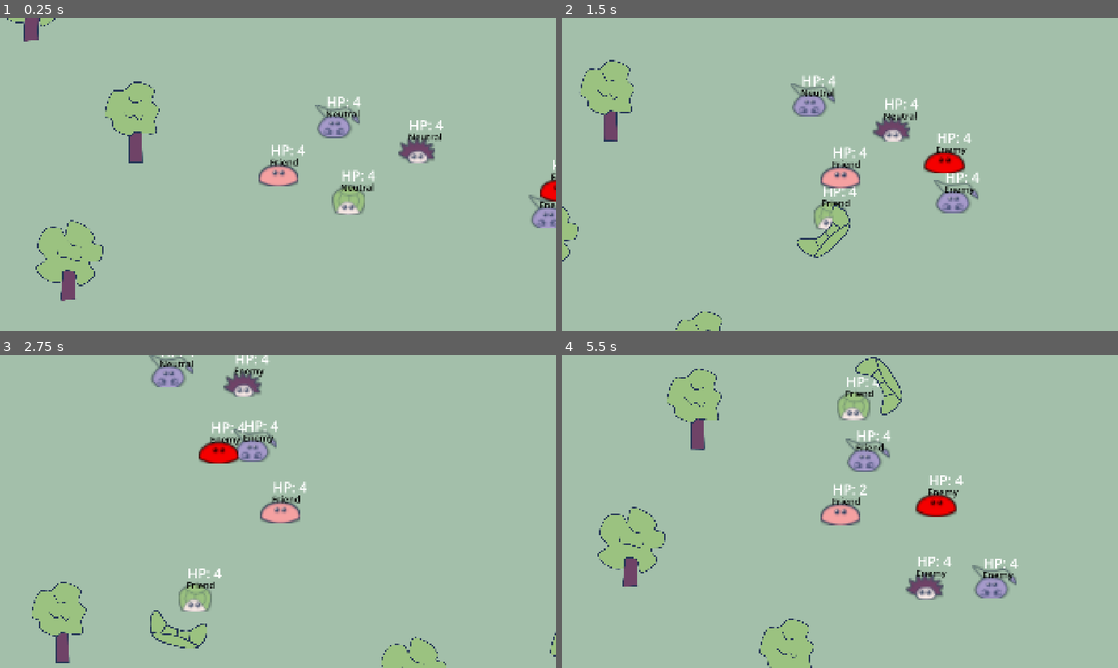
Above: before the commit, frames 1-4 (two rows, left to right).
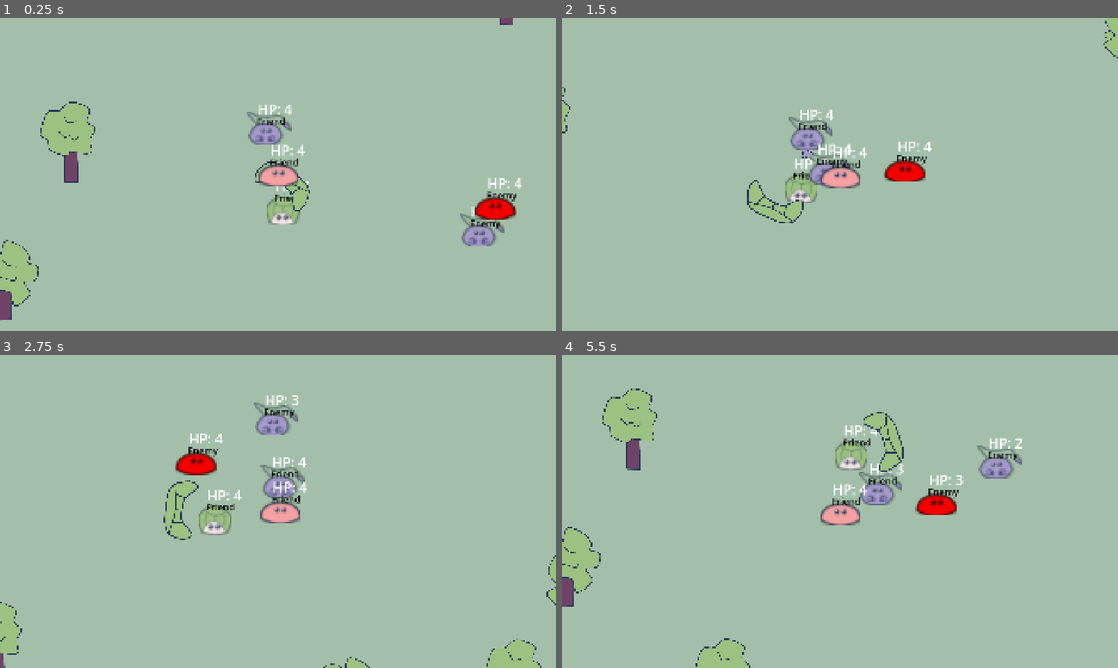
Above: after the commit, the same moments.

Repository: rinevard/SwarmSurge
Game: Godot game, scene res://scenes/main.tscn
The game is run twice, just before and just after one commit, with the same random seed, the same clock (stepped at 60 frames per second) and the same inputs.
Inputs:
- Up to frame 1 (0.25 s): no input
- Up to frame 2 (1.5 s): hold D (right) 0.53-1.28 s; hold S (down) from 1.28 s (still down)
- Up to frame 3 (2.75 s): release S (down) at 2.03 s; hold D (right) from 2.03 s (still down)
- Up to frame 4 (5.5 s): release D (right) at 2.78 s; hold W (up) 2.78-3.53 s; hold A (left) 3.53-5.03 s; hold S (down) from 5.03 s (still down)

The runs differ from the first frame. In frame 1, 11% of the frame differs, in the area x 0-100%, y 0-97%; in frame 2, 8.8%; in frame 3, 10%; in frame 4, 13%, in the area x 0-83%, y 0-100%.

Commit message:
调参, 可玩了

Diff:
--- a/scenes/game.tscn
+++ b/scenes/game.tscn
@@ -7,7 +7,6 @@
 [ext_resource type="PackedScene" uid="uid://cml547fqhdb8g" path="res://scenes/creatures/turtle.tscn" id="3_lnu2h"]
 [ext_resource type="Script" uid="uid://ba353gqvka8" path="res://scripts/bullet_handler.gd" id="4_lbhrr"]
 [ext_resource type="PackedScene" uid="uid://betv6hrnya64x" path="res://scenes/creatures/enemy_master.tscn" id="5_p57ef"]
-[ext_resource type="PackedScene" uid="uid://c3jmk4m075u6k" path="res://scenes/creatures/hedgehog.tscn" id="6_u5sy4"]
 [ext_resource type="Script" uid="uid://4vpilwtnnc3m" path="res://scripts/enemy_handler.gd" id="7_gee14"]
 [ext_resource type="Texture2D" uid="uid://ck23n8irv4mmd" path="res://assets/art/bg_decorations.png" id="10_vtaks"]
 
@@ -53,11 +52,8 @@
 [node name="EnemyMaster" parent="Creatures" instance=ExtResource("5_p57ef")]
 position = Vector2(1509, 641)
 
-[node name="Hedgehog" parent="Creatures" instance=ExtResource("6_u5sy4")]
-position = Vector2(957, 500)
-
 [node name="SwarmMaster" parent="Creatures" instance=ExtResource("1_yqjtg")]
-position = Vector2(480, 587)
+position = Vector2(703, 518)
 
 [node name="EnemyHandler" type="Node2D" parent="."]
 script = ExtResource("7_gee14")
--- a/scripts/camera_2d.gd
+++ b/scripts/camera_2d.gd
@@ -3,4 +3,5 @@
 @export var follow_target: Node2D
 
 func _physics_process(delta: float) -> void:
-	global_position = follow_target.global_position
+	if follow_target:
+		global_position = follow_target.global_position
--- a/scripts/creatures/enemy_master.gd
+++ b/scripts/creatures/enemy_master.gd
@@ -35,8 +35,8 @@
 	#endregion
 
 	#region 移动
-	var player_master: SwarmMaster = Global.player_master
-	if player_master:
+	var player_master = Global.player_master
+	if player_master and player_master is SwarmMaster:
 		var to_player: Vector2 = player_master.global_position - global_position
 		if to_player.length() > DESIRE_DISTANCE_TO_PLAYER_MAX:
 			velocity = to_player.normalized() * MAX_SPEED
--- a/scripts/creatures/hedgehog.gd
+++ b/scripts/creatures/hedgehog.gd
@@ -1,7 +1,7 @@
 extends SwarmPart
 class_name Hedgehog
 
-var bullet_speed: float = 500.0
+var bullet_speed: float = 350.0
 
 ## override, 索敌发射子弹
 func activate(enemies: Array[BaseCreature]) -> void:
--- a/scripts/creatures/scorpion.gd
+++ b/scripts/creatures/scorpion.gd
@@ -1,7 +1,7 @@
 extends SwarmPart
 class_name Scorpion
 
-var bullet_speed: float = 600.0
+var bullet_speed: float = 1000.0
 
 ## override, 索敌发射子弹
 func activate(enemies: Array[BaseCreature]) -> void:
--- a/scripts/creatures/swarm_part.gd
+++ b/scripts/creatures/swarm_part.gd
@@ -12,8 +12,21 @@
 const PERCEPTION_RADIUS: float = 300.0 # 把本距离内的生物视作邻居
 const SEPARATION_RADIUS: float = 120.0 # 相邻生物距离过小时会相互排斥
 
+var weight_separation: float = 5.0
+var weight_keep_distance: float = 1.0
+var weight_center_force: float = 3.0
+
 const WEIGHT_SEPARATION: float = 5.0
-const WEIGHT_KEEP_DISTANCE: float = 3.0
+const WEIGHT_KEEP_DISTANCE: float = 1.0
+const WEIGHT_CENTER_FORCE: float = 3.0
+
+const MIN_PLAYER_MASTER_DISTANCE: float = 200.0
+const MAX_PLAYER_MASTER_DISTANCE: float = 300.0
+
+func _ready() -> void:
+	weight_separation = WEIGHT_SEPARATION * randf_range(0.5, 1.5)
+	weight_keep_distance = WEIGHT_KEEP_DISTANCE * randf_range(0.5, 1.5)
+	weight_center_force = WEIGHT_CENTER_FORCE * randf_range(0.5, 1.5)
 
 func _physics_process(delta: float) -> void:
 	tmp_update_label()
@@ -23,11 +36,20 @@
 	var neighbors: Array[SwarmPart] = _get_neighbors()
 	var separation_force: Vector2 = _calc_separation(neighbors) * WEIGHT_SEPARATION
 	var keep_distance_force: Vector2 = Vector2.ZERO
+	var center_force = Vector2.ZERO
 	if swarm_master:
 		var master_next_global_position: Vector2 = swarm_master.global_position + swarm_master.velocity * delta
 		keep_distance_force = (master_next_global_position - global_position) * WEIGHT_KEEP_DISTANCE
+		center_force = (swarm_master.global_position - global_position) * WEIGHT_CENTER_FORCE
+		if swarm_master is EnemyMaster:
+			if Global.player_master:
+				var player_master_distance: float = global_position.distance_to(Global.player_master.global_position)
+				if player_master_distance < MIN_PLAYER_MASTER_DISTANCE:
+					keep_distance_force = -(Global.player_master.global_position - global_position) * WEIGHT_KEEP_DISTANCE
+				elif player_master_distance > MAX_PLAYER_MASTER_DISTANCE:
+					keep_distance_force = (Global.player_master.global_position - global_position) * WEIGHT_KEEP_DISTANCE
 
-	var acceleration: Vector2 = separation_force + keep_distance_force
+	var acceleration: Vector2 = separation_force + keep_distance_force + center_force
 	velocity += acceleration * delta
 	if velocity.length() > MAX_SPEED:
 		velocity = velocity.normalized() * MAX_SPEED
--- a/scripts/enemy_handler.gd
+++ b/scripts/enemy_handler.gd
@@ -9,12 +9,12 @@
 const TURTLE = preload("res://scenes/creatures/turtle.tscn")
 
 # 生成参数常量
-const CHECK_INTERVAL: float = 5.0  # 每 10 秒检查一次敌人聚落数量, 太少就生成新聚落
-const MAX_ENEMY_COLONIES: int = 4  # 最大敌方聚落数量
+const CHECK_INTERVAL: float = 20.0  # 每 20 秒检查一次敌人聚落数量, 太少就生成新聚落
+const MAX_ENEMY_COLONIES: int = 2  # 最大敌方聚落数量
 const BASE_SPAWN_DISTANCE: float = 1500.0  # 基础生成距离
 const DISTANCE_PER_SWARM_SIZE: float = 70.0  # 每个友方生物增加的距离
-const ENEMY_SIZE_MIN_RATIO: float = 0.5  # 敌方聚落大小相对当前我方聚落大小的最小比例
-const ENEMY_SIZE_MAX_RATIO: float = 1.0  # 同上, 不过是最大比例
+const ENEMY_SIZE_MIN_RATIO: float = 0.4  # 敌方聚落大小相对当前我方聚落大小的最小比例
+const ENEMY_SIZE_MAX_RATIO: float = 0.7  # 同上, 不过是最大比例
 const PART_MIN_DISTANCE: float = 20.0  # 敌方副兽与master最小距离
 const PART_MAX_DISTANCE: float = 100.0  # 同上, 不过是最大距离
 
--- a/scripts/hedgehog_stab.gd
+++ b/scripts/hedgehog_stab.gd
@@ -1,15 +1,19 @@
 extends Area2D
 class_name HedgehogStab
 
+var origin_velocity: Vector2 = Vector2.ZERO
 var velocity: Vector2 = Vector2.ZERO
 var rotation_speed: float = 15.0
 var group: Global.GROUP = Global.GROUP.NEUTRAL
 const HEDGEHOG_STAB = preload("res://scenes/hedgehog_stab.tscn")
 
+const LIFE_TIME: float = 2.0
+var live_time: float = 0.0
+
 static func new_bullet(p_global_position: Vector2, p_velocity: Vector2, p_group: Global.GROUP) -> HedgehogStab:
 	var stab: HedgehogStab = HEDGEHOG_STAB.instantiate()
 	stab.global_position = p_global_position
-	stab.velocity = p_velocity
+	stab.origin_velocity = p_velocity
 	stab.group = p_group
 
 	# 2: neutral, 5: friend, 6: enemy
@@ -30,6 +34,12 @@
 	return stab
 
 func _physics_process(delta: float) -> void:
+	live_time += delta
+	velocity = origin_velocity.lerp(Vector2.ZERO, live_time / LIFE_TIME)
+	if live_time >= LIFE_TIME:
+		call_deferred("queue_free")
+		return
+
 	position += velocity * delta
 	rotation += rotation_speed * delta
 
@@ -46,4 +56,3 @@
 		if (creature.group == Global.GROUP.ENEMY and group == Global.GROUP.FRIEND) \
 			or (creature.group == Global.GROUP.FRIEND and group == Global.GROUP.ENEMY):
 			creature.on_bullet_hit(self)
-			call_deferred("queue_free")
--- a/scripts/scorp_bullet.gd
+++ b/scripts/scorp_bullet.gd
@@ -4,6 +4,9 @@
 var velocity: Vector2 = Vector2.ZERO
 var group: Global.GROUP = Global.GROUP.NEUTRAL
 const SCORP_BULLET = preload("res://scenes/scorp_bullet.tscn")
+const LIFE_TIME: float = 5.0
+var live_time: float = 0.0
+
 
 static func new_bullet(p_global_position: Vector2, p_velocity: Vector2, p_group: Global.GROUP) -> ScorpBullet:
 	var bullet: ScorpBullet = SCORP_BULLET.instantiate()
@@ -29,6 +32,11 @@
 	return bullet
 
 func _physics_process(delta: float) -> void:
+	live_time += delta
+	if live_time >= LIFE_TIME:
+		call_deferred("queue_free")
+		return
+
 	position += velocity * delta
 
 func _on_area_entered(area: Area2D) -> void:
Not shown: 1 places in scenes/game.tscn that only renumber resources
